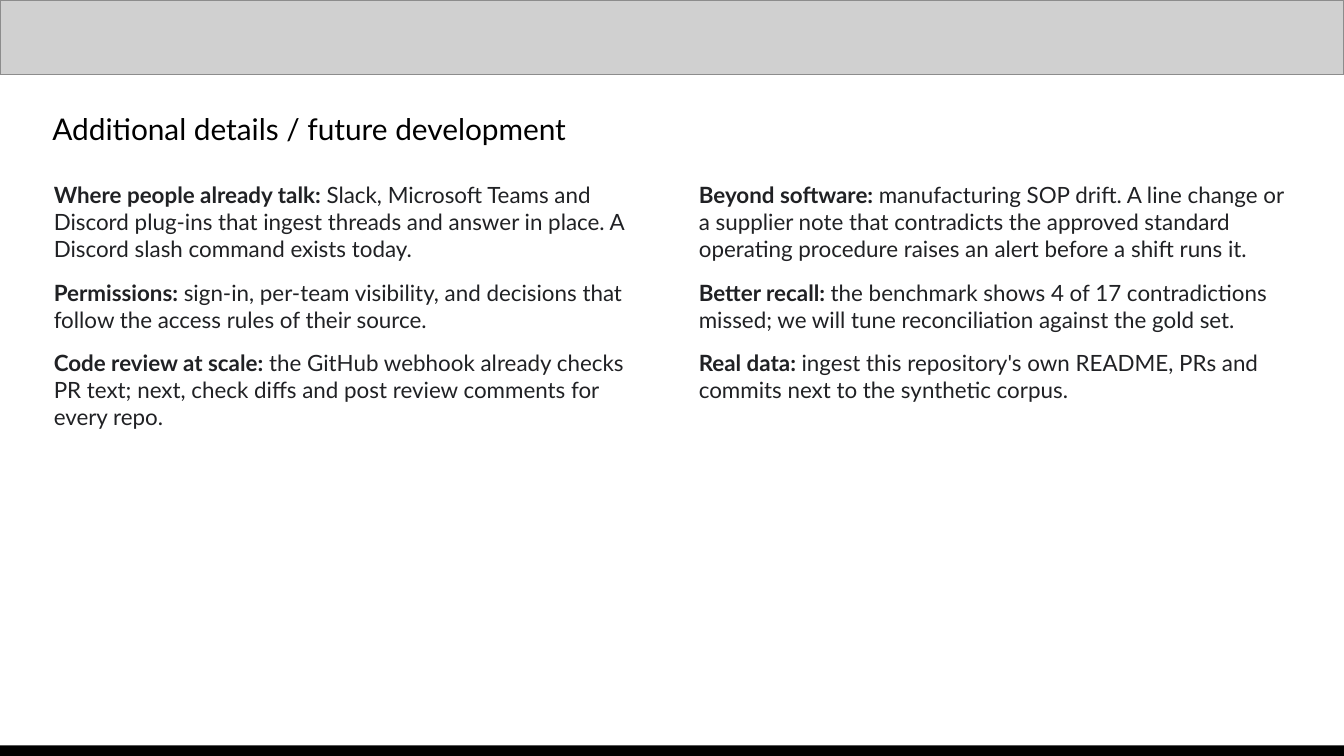
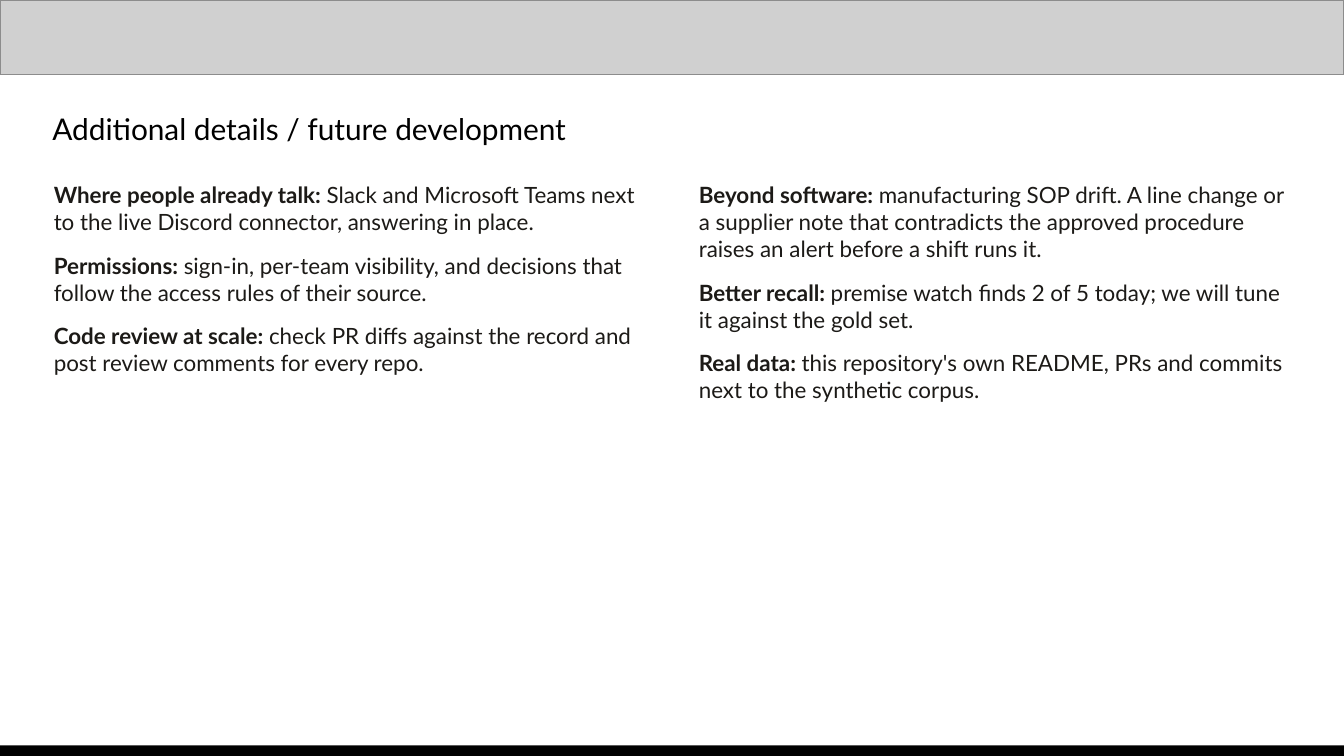
Before and after one commit to tejasnafde/canon, a slide deck: slide 12 of deck/canon-deck.pptx. Drawn at 1344x756 pixels with LibreOffice and Linux fonts; fonts in the diff are those of the drawing; grey boxes stand for pictures. Boxes give left, top, right and bottom in pixels: in the first picture for what was removed or moved away, otherwise in the second. Text is boxed around its words. In the diff, an @@ line names an element or a change of style, - is before the commit and + after.

```diff
--- a/deck/canon-deck.pptx
+++ b/deck/canon-deck.pptx
@@ text at bbox=[54, 186, 634, 234]: text changed; text colour #202124 to #1C1A17 @@
-Where people already talk: Slack, Microsoft Teams and Discord plug-ins that ingest threads and answer in place. A Discord slash command exists today.
+Where people already talk: Slack and Microsoft Teams next to the live Discord connector, answering in place.
@@ text at bbox=[699, 186, 1284, 402]: text changed; text colour #202124 to #1C1A17 @@
-Beyond software: manufacturing SOP drift. A line change or a supplier note that contradicts the approved standard operating procedure raises an alert before a shift runs it.
-Better recall: the benchmark shows 4 of 17 contradictions missed; we will tune reconciliation against the gold set.
-Real data: ingest this repository's own README, PRs and commits next to the synthetic corpus.
+Beyond software: manufacturing SOP drift. A line change or a supplier note that contradicts the approved procedure raises an alert before a shift runs it.
+Better recall: premise watch finds 2 of 5 today; we will tune it against the gold set.
+Real data: this repository's own README, PRs and commits next to the synthetic corpus.
@@ text at bbox=[54, 257, 622, 301]: text colour #202124 to #1C1A17 in "Permissions: sign-in, per-team visibility, and decisions tha ..." @@
@@ text at bbox=[54, 327, 631, 375]: text changed; text colour #202124 to #1C1A17 @@
-Code review at scale: the GitHub webhook already checks PR text; next, check diffs and post review comments for every repo.
+Code review at scale: check PR diffs against the record and post review comments for every repo.
```
Also in this commit, not shown: 12 other slides changed, 2 other files.
